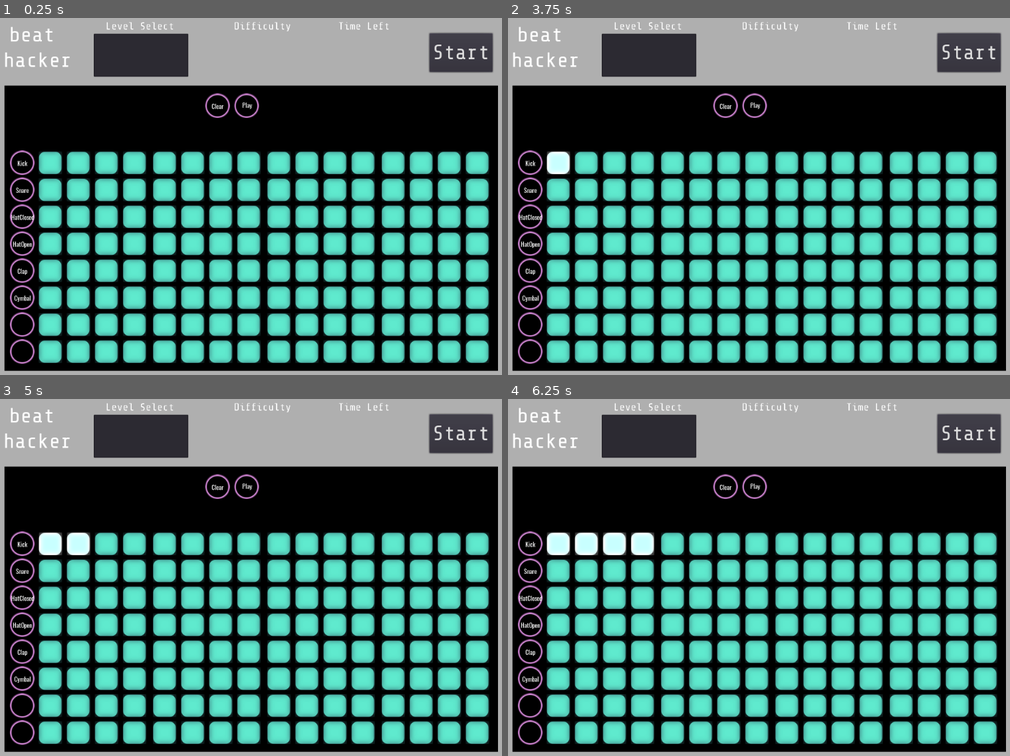
Above: before the commit, frames 1-4 (two rows, left to right).
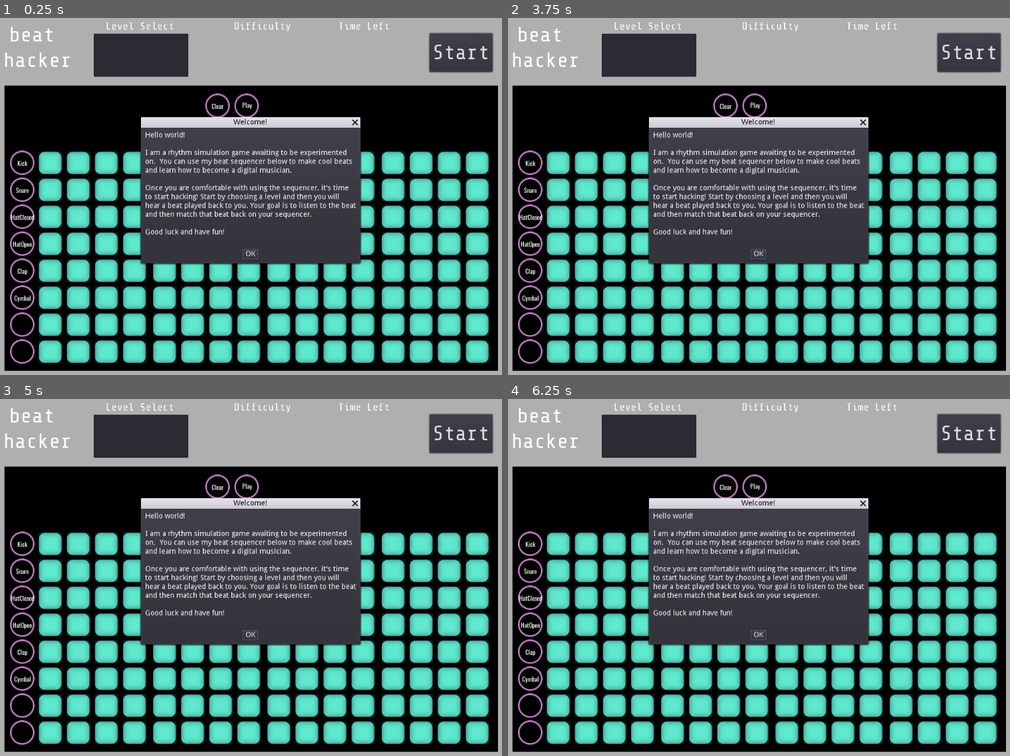
Above: after the commit, the same moments.

Repository: mdructor/beat_hacker
Game: Godot game, scene res://Assets/Scenes/Main.tscn
Two runs of this game, one before a commit and one after it. Both use one fixed random seed, a clock stepped at 60 frames per second and the inputs below.
Inputs (mouse positions are in pixels of both pictures, inside the frame that each line leads up to):
- Up to frame 1 (0.25 s): no input
- Up to frame 2 (3.75 s): click "Play" at 0.5 s; click "Stop" (after the commit: "Play") at 1.25 s; click "Clear" at 2 s; click "Kick" at 2.75 s; click (558, 164) at 3.5 s
- Up to frame 3 (5 s): click (80, 545) at 4.27 s
- Up to frame 4 (6.25 s): click (613, 545) at 5.02 s; click (643, 545) at 5.77 s

The runs differ from the first frame. In frame 1, 18% of the frame differs, in the area x 27-73%, y 27-70%; in frame 2, 18%; in frame 3, 19%; in frame 4, 19%, in the area x 7-73%, y 27-70%.

Commit message:
Add WelcomeDialog at startup

Diff:
--- a/Assets/Scenes/Main.tscn
+++ b/Assets/Scenes/Main.tscn
@@ -1,8 +1,9 @@
-[gd_scene load_steps=4 format=2]
+[gd_scene load_steps=5 format=2]
 
 [ext_resource path="res://Assets/Scenes/Sequencer.tscn" type="PackedScene" id=1]
 [ext_resource path="res://Assets/Fonts/sharetechbig.tres" type="DynamicFont" id=2]
 [ext_resource path="res://Assets/Scripts/Main.gd" type="Script" id=3]
+[ext_resource path="res://Assets/Scenes/WelcomeDialog.tscn" type="PackedScene" id=4]
 
 [node name="MainScene" type="Node2D"]
 script = ExtResource( 3 )
@@ -82,3 +83,6 @@
 __meta__ = {
 "_edit_use_anchors_": false
 }
+
+[node name="ConfirmationDialog" parent="." instance=ExtResource( 4 )]
+visible = false
--- a/Assets/Scenes/WelcomeDialog.tscn
+++ b/Assets/Scenes/WelcomeDialog.tscn
@@ -5,7 +5,7 @@
 margin_left = 2.0
 margin_top = 25.0
 margin_right = 424.0
-margin_bottom = 270.0
+margin_bottom = 287.0
 popup_exclusive = true
 window_title = "Welcome!"
 dialog_text = "Hello world!
@@ -19,4 +19,5 @@
 hear a beat played back to you. Your goal is to listen to the beat
 and then match that beat back on your sequencer.
 
+Good luck and have fun!
 "
--- a/Assets/Scripts/Main.gd
+++ b/Assets/Scripts/Main.gd
@@ -1,14 +1,10 @@
 extends Node2D
-
-
-# Declare member variables here. Examples:
-# var a = 2
-# var b = "text"
 
 
 # Called when the node enters the scene tree for the first time.
 func _ready():
-	pass # Replace with function body.
+	get_node("ConfirmationDialog").popup_centered()
+
 
 
 # Called every frame. 'delta' is the elapsed time since the previous frame.
